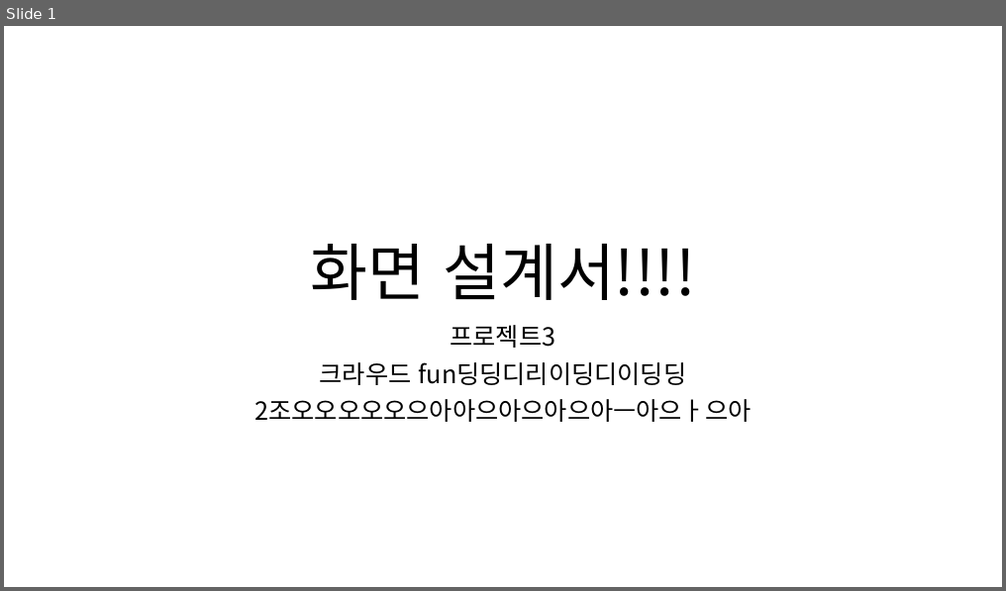
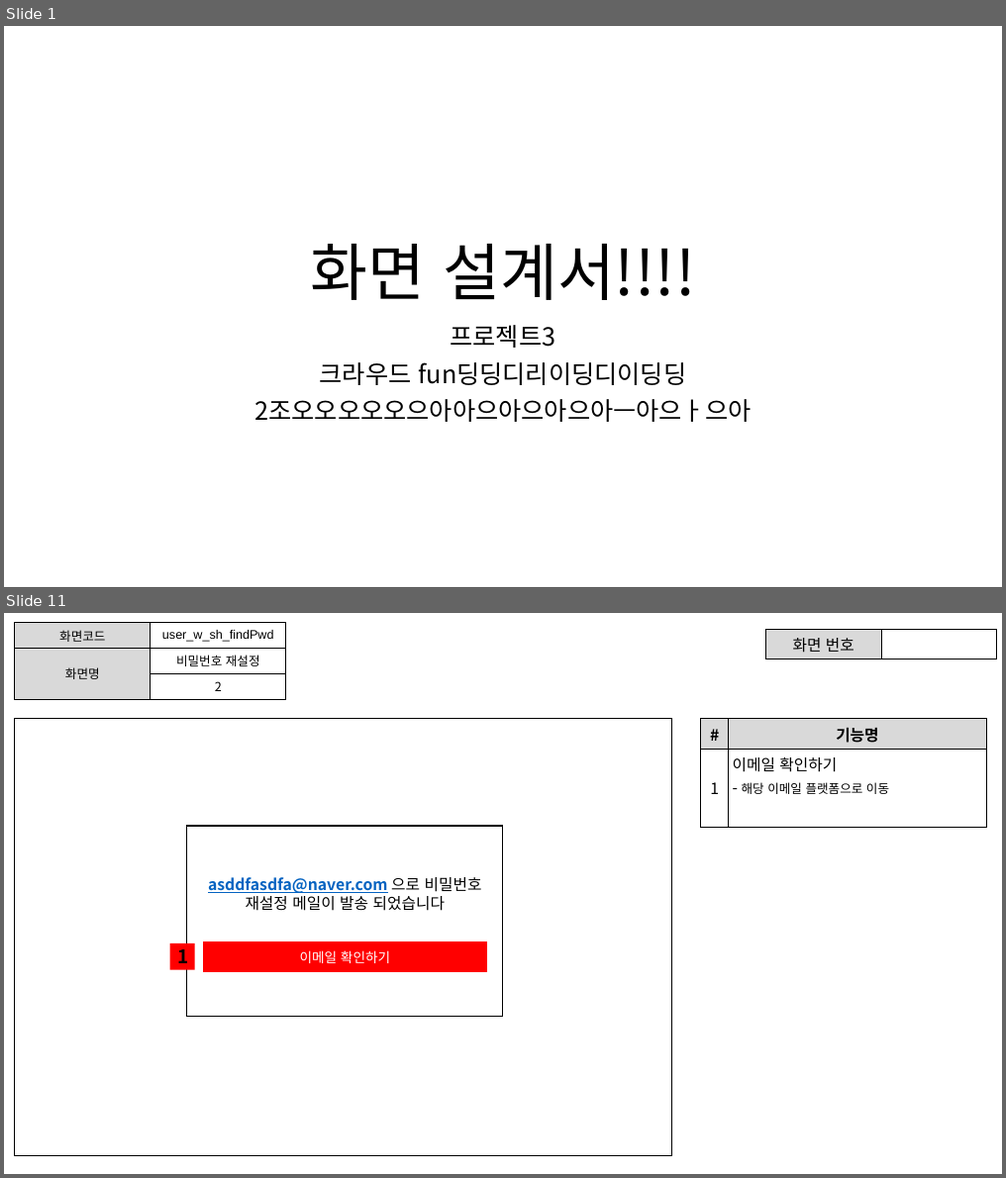
Before and after one commit to ezenteam2/RentalEquip, a slide deck: 0 발표용 파워포인트/0327 4차발표/0327 project04 - 파워포인트 - 서희.pptx. Shown one above the other, each under a label of ours: slide 1 before the commit, slides 1 and 11 after it; the slides between them are not shown. The pictures are 1006x591 and 1006x1178 pixels, drawn with LibreOffice and Linux fonts; fonts in the diff are those of the drawing. Boxes give left, top, right and bottom in pixels: in the first picture for what was removed or moved away, otherwise in the second. Text is boxed around its words. In the diff, an @@ line names an element or a change of style, - is before the commit and + after.

```diff
--- a/0 발표용 파워포인트/0327 4차발표/0327 project04 - 파워포인트 - 서희.pptx
+++ b/0 발표용 파워포인트/0327 4차발표/0327 project04 - 파워포인트 - 서희.pptx
@@ slide 11 added at <box>4,613,1002,1174</box>, background #FFFFFF @@
@@ table added at <box>15,623,285,695</box>, 3 rows, 2 columns @@
+화면코드 | user_w_sh_findPwd
+화면명 | 비밀번호 재설정
+ | 2
@@ table added at <box>766,630,997,657</box>, 1 rows, 2 columns @@
+화면 번호 | 
@@ rectangle added at <box>15,719,672,1157</box>, fill #FFFFFF, outline #000000 1 pt @@
@@ table added at <box>701,719,986,827</box>, 2 rows, 2 columns @@
+# | 기능명
+1 | 이메일 확인하기 / - 해당 이메일 플랫폼으로 이동
@@ rectangle added at <box>187,826,503,1016</box>, fill #FFFFFF, outline #000000 1 pt @@
@@ rectangle added at <box>202,878,487,909</box>, fill #FFFFFF, outline #FFFFFF 1 pt, 15 pt, text #0563C1, bold, underline @@
+asddfasdfa@naver.com 으로 비밀번호 재설정 메일이 발송 되었습니다
@@ rectangle added at <box>170,944,195,970</box>, fill #FF0000, 18 pt, text #000000, bold @@
+1
@@ table added at <box>202,942,487,971</box>, 1 rows, 1 columns @@
+이메일 확인하기
```
Also in this commit, not shown: 18 other slides added, 1 other file.
